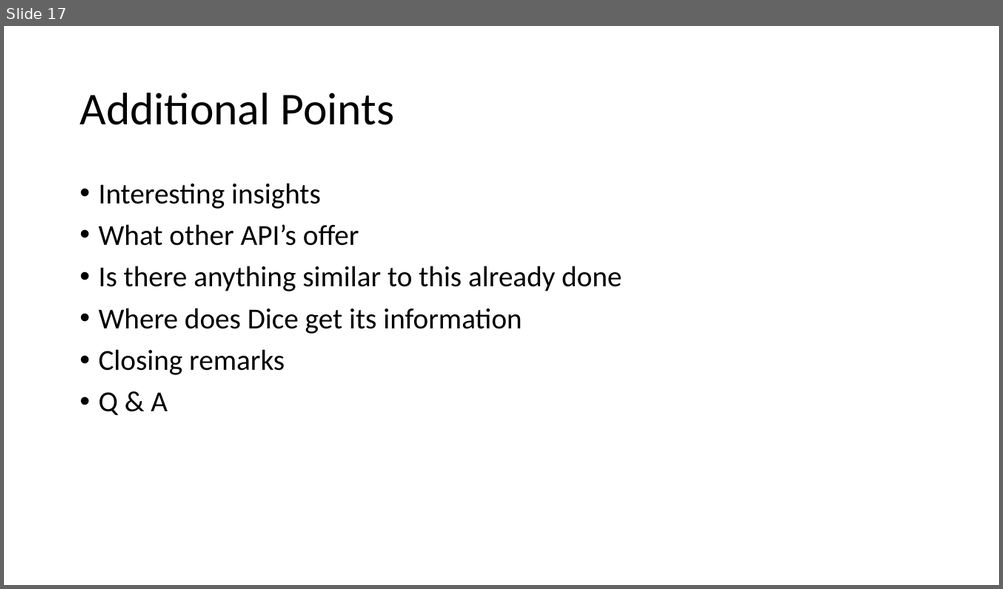
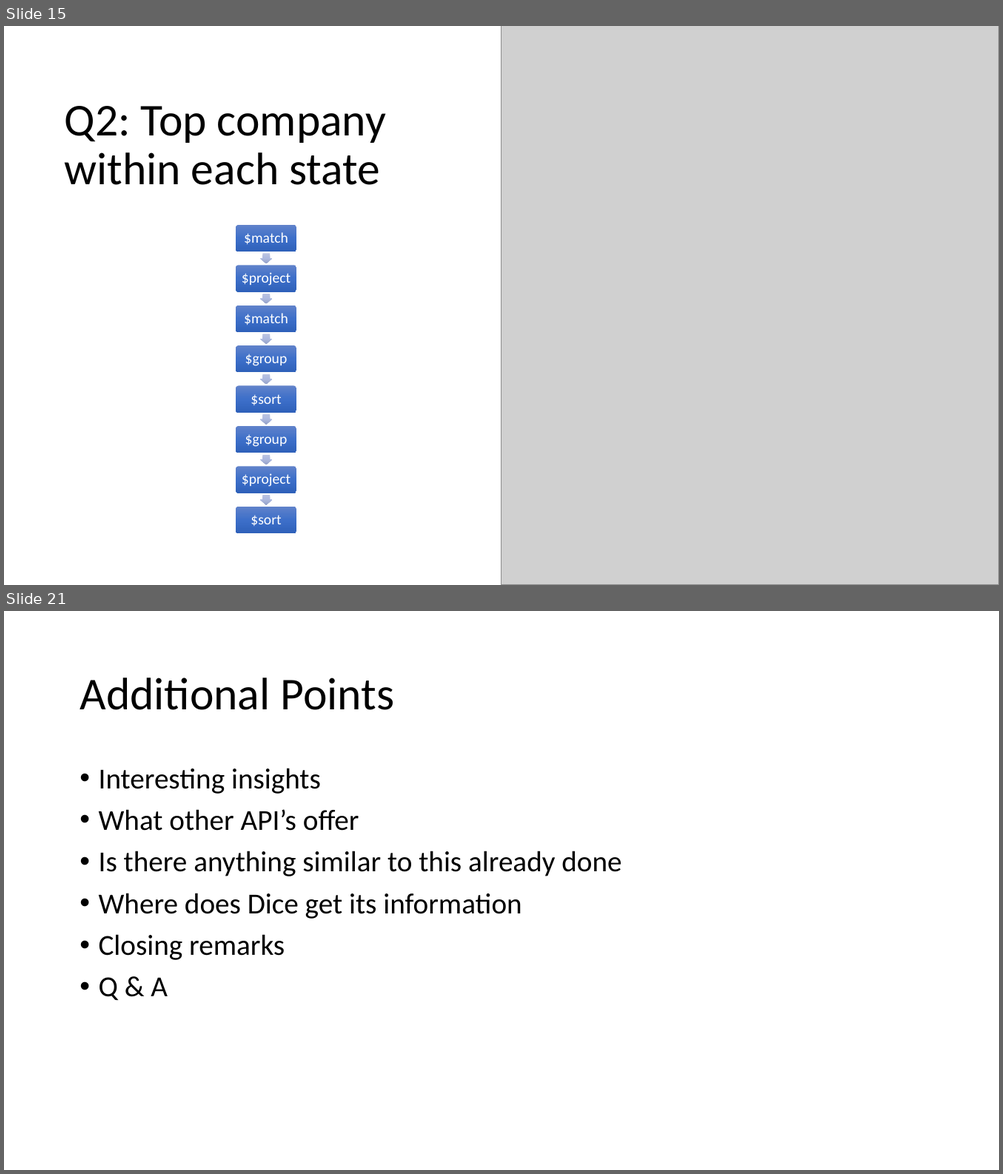
Before and after one commit to shravan-kuchkula/TermProject, a slide deck: MongoDB-TermProject.pptx. Shown one above the other, each under a label of ours: slide 17 before the commit, slides 15 and 21 after it; the slides between them are not shown. The pictures are 1003x589 and 1003x1174 pixels, drawn with LibreOffice and Linux fonts; fonts in the diff are those of the drawing; grey boxes stand for pictures. Boxes give left, top, right and bottom in pixels: in the first picture for what was removed or moved away, otherwise in the second. Text is boxed around its words. In the diff, an @@ line names an element or a change of style, - is before the commit and + after.

```diff
--- a/MongoDB-TermProject.pptx
+++ b/MongoDB-TermProject.pptx
@@ slide 15 added at [4,26,999,585], background #FFFFFF @@
@@ picture added at [501,26,999,585] @@
@@ title added at [65,106,386,185], 44 pt, text #000000 @@
+Q2: Top company within each state
@@ group added at [236,225,296,534]: 8 rounded rectangles, 8 texts, 7 right arrows @@
+$match
+$project
+$match
+$group
+$sort
+$group
+$project
+$sort
@@ what was slide 17 is now slide 21 @@
```
Also in this commit, not shown: 7 slides changed, 7 other slides added, 4 slides removed.
